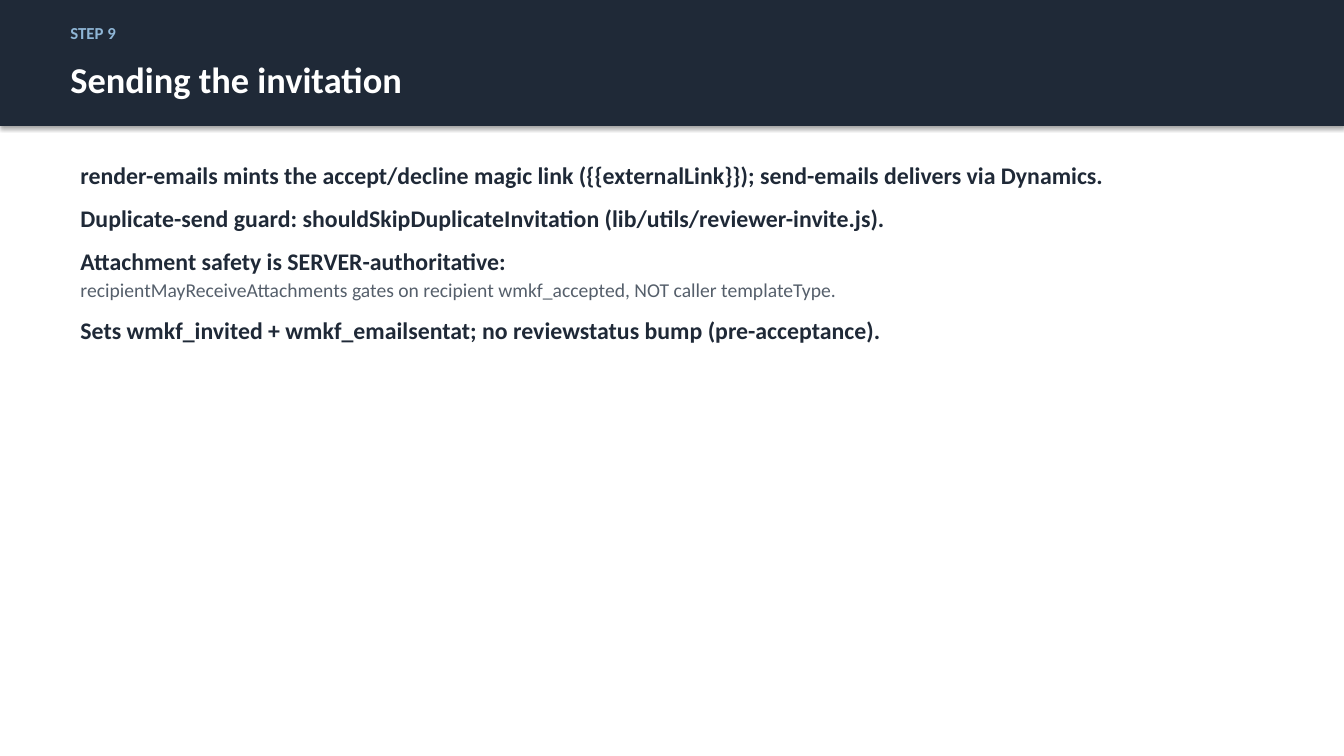
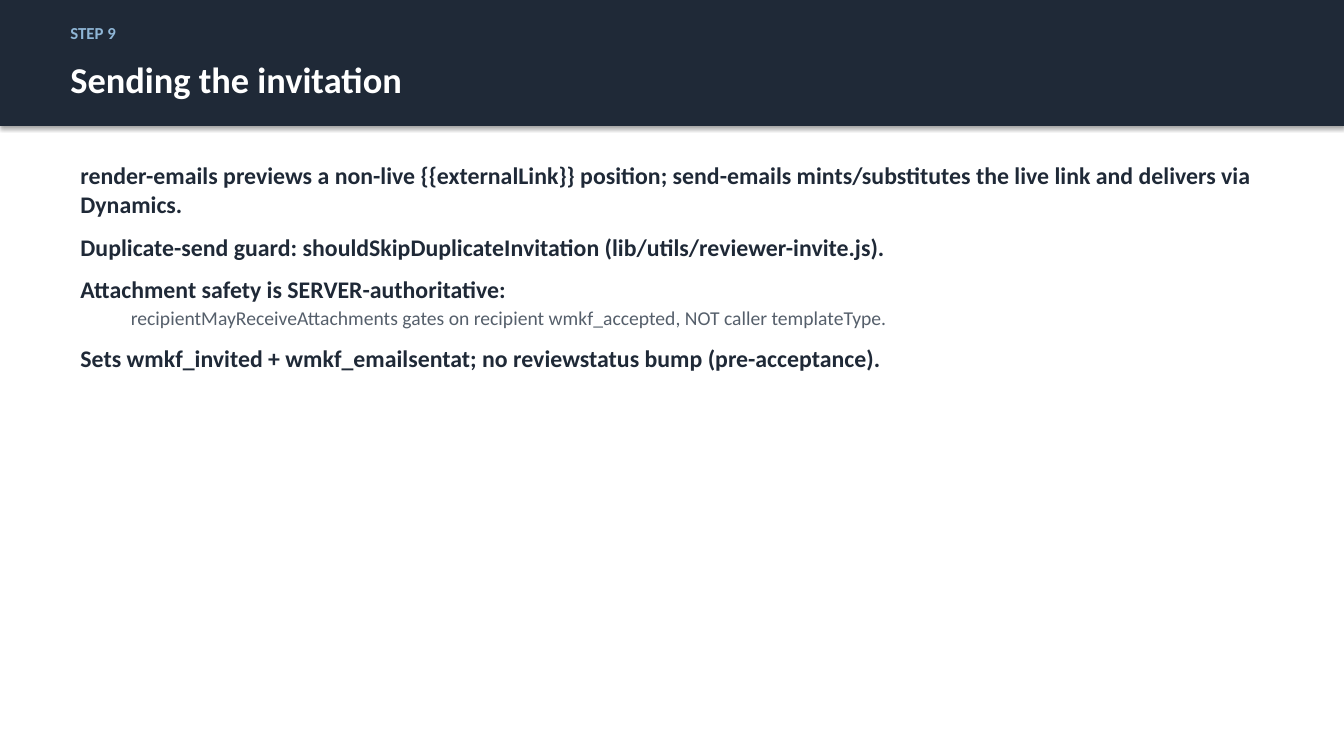
Before and after one commit to justingallivan/wmkf-research-apps, a slide deck: slide 18 of docs/onboarding/Workbench_Onboarding_Technical.pptx. Drawn at 1344x756 pixels with LibreOffice and Linux fonts; fonts in the diff are those of the drawing. Boxes give left, top, right and bottom in pixels: in the first picture for what was removed or moved away, otherwise in the second. Text is boxed around its words. In the diff, an @@ line names an element or a change of style, - is before the commit and + after.

```diff
--- a/docs/onboarding/Workbench_Onboarding_Technical.pptx
+++ b/docs/onboarding/Workbench_Onboarding_Technical.pptx
@@ text at <box>80,166,1250,217</box>: text changed @@
-render-emails mints the accept/decline magic link ({{externalLink}}); send-emails delivers via Dynamics.
+render-emails previews a non-live {{externalLink}} position; send-emails mints/substitutes the live link and delivers via Dynamics.
@@ text at <box>131,311,887,329</box>: indent changed @@
```
Also in this commit, not shown: 14 other slides changed, 4 other files.
